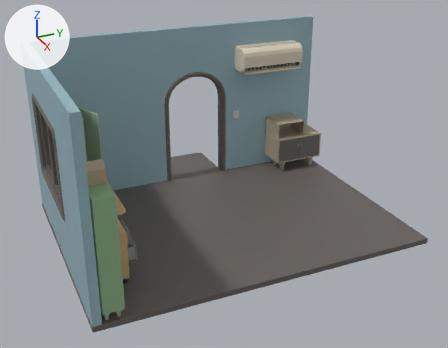
The Blender file Room/Room.blend as it was, and as the next commit left it.
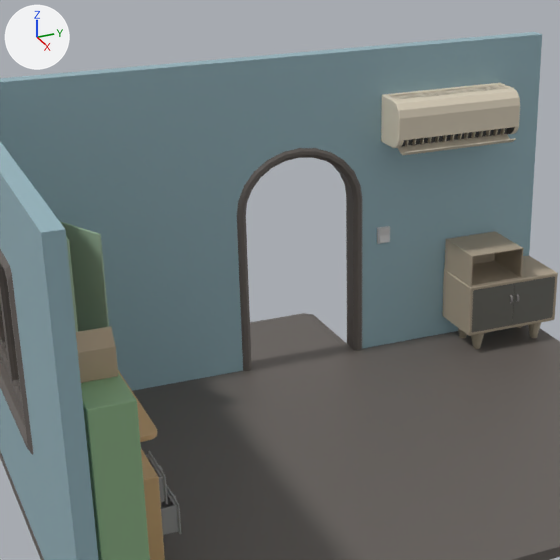
Old and new are each drawn whole from a camera (50 mm lens) standing at (9.44, -3.75, 5.89) and looking at (-0.4, 0.68, 0.97) and again close up on the part from 11% to 72% of the width and 0% to 78% of the height. The axes (+X, +Y, +Z) are drawn at upper left. The lights are the same throughout.

The first close-up shows '地板', '墙壁', '平面', '平面.001', '窗户外框', '立方体', '立方体.003', '立方体.012', '立方体.013', '立方体.059', '立方体.060', '门'.
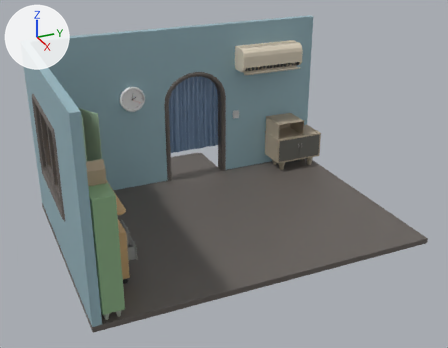
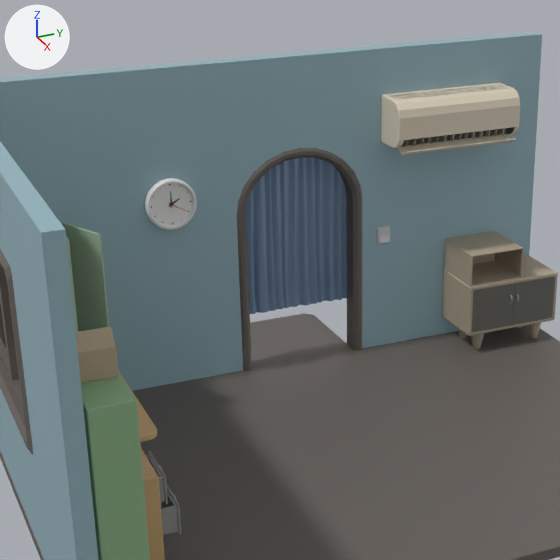
Boxes [x1, y1, x2, y2] around the edits, measured in the close-ups (560 x 560 px):
'门帘', added (blue): after [246, 158, 347, 314]
'柱体.016', added: after [145, 178, 197, 230]

The change, as a list of edits to the scene's bpy script:
```text
Add mat_门帘:
    mat_门帘 = principled_material('门帘')
    mat_门帘.base_color = (0.17, 0.261, 0.399)  # blue #738ca9
Add me_vert:
    me_vert.from_pydata(...)  # 3481 vertices, 3384 faces; spans x -0.04..0.04, y -0.7..0.7, z -0.92..0.92
    me_vert.polygons.foreach_set('use_smooth', [True] * 3384)
    me_vert.materials.append(mat_门帘)  # blue #738ca9
Add me_柱体_009:
    me_柱体_009.from_pydata(...)  # 192 vertices, 161 faces; spans x -0.047..0.035, y -0.255..0.255, z -0.257..0.257
Add ob_门帘:
    ob_门帘 = bpy.data.objects.new('门帘', me_vert)
    ob_门帘.location = (-2.56, 0.88, 1.55)
Add ob_柱体_016:
    ob_柱体_016 = bpy.data.objects.new('柱体.016', me_柱体_009)
    ob_柱体_016.location = (-2.29, -0.5, 2.05)
```
